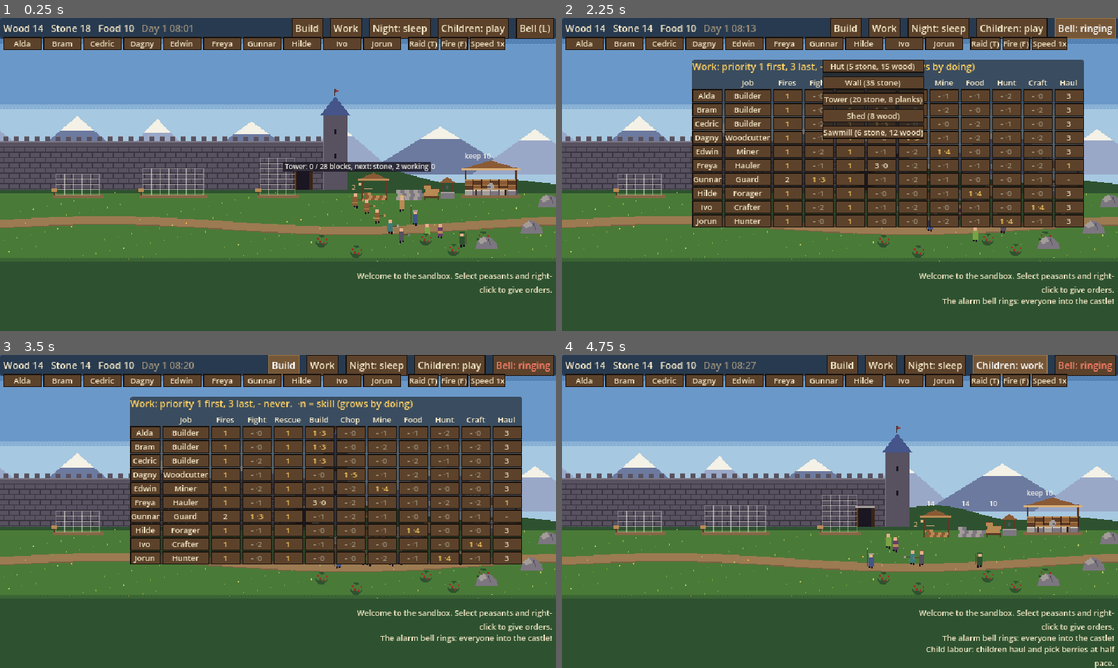
Above: before the commit, frames 1-4 (two rows, left to right).
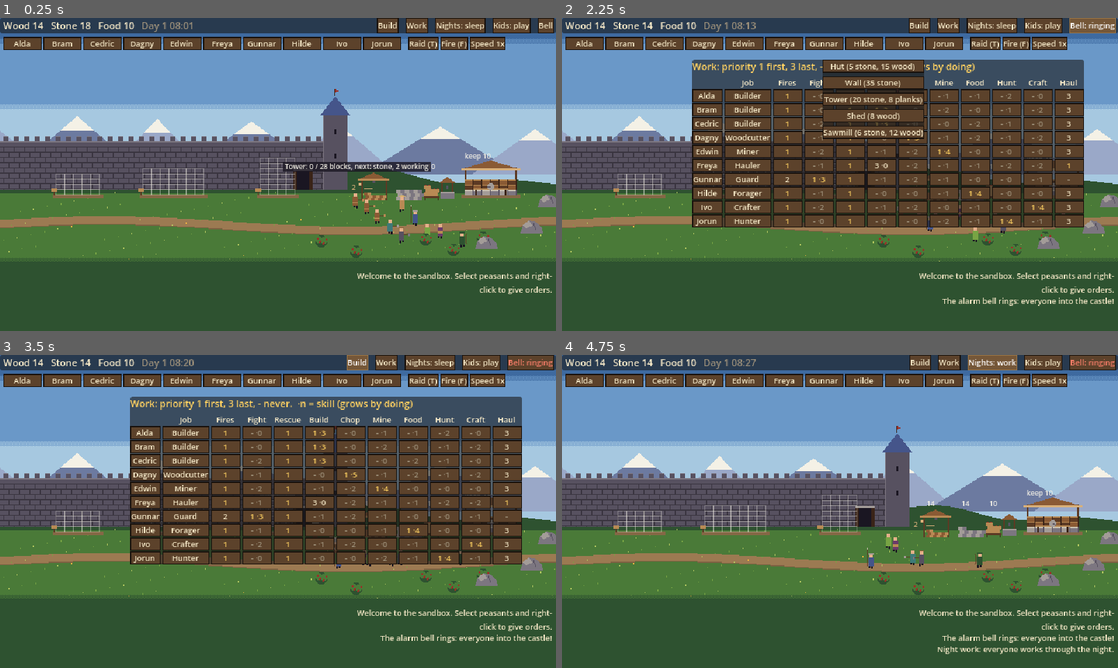
Above: after the commit, the same moments.

Repository: henrikmoepe-del/basebygger
Game: Godot game, scene res://sandbox/sandbox.tscn
Same seed, same stepped clock (60 frames per second), same inputs: the game is played once before the commit and once after it. This scene is started directly instead of the project's main scene.
Inputs (mouse positions are in pixels of both pictures, inside the frame that each line leads up to):
- Up to frame 1 (0.25 s): no input
- Up to frame 2 (2.25 s): click "Build" at 0.5 s; click "Work" at 1.25 s; click (1106, 24) at 2 s, where only the run after the commit has a clickable "Bell"
- Up to frame 3 (3.5 s): click "Build" at 2.75 s
- Up to frame 4 (4.75 s): click "Work" at 3.5 s; click (1012, 364) at 4.25 s, where only the run before the commit has a clickable "Children: play"

The runs differ from the first frame. In frame 1, 3.1% of the frame differs, in the area x 0-100%, y 0-53%; in frame 2, 3.2%; in frame 3, 3.3%; in frame 4, 3.7%, in the area x 0-100%, y 0-100%.

Commit message:
Sandbox: warm light at night from fires, torches, lanterns and windows; a tidier top bar; steadier tests
Co-Authored-By: Claude Opus 5.5 <noreply@anthropic.com>
Claude-Session: https://claude.ai/code/session_01KRfBmN2ZEbarco8VY7eoa6

Diff:
--- a/sandbox/sandbox.gd
+++ b/sandbox/sandbox.gd
@@ -99,6 +99,7 @@
 var overlay: Node2D
 var hud: CanvasLayer
 
+var _lanterns: Array = []
 var _drag_from := Vector2.INF
 var _panning := false
 var _pings: Array = []
@@ -153,6 +154,9 @@
 	stockyard.put("planks", 2)
 	well = _add(Well, Vector2(255, 8))
 	well.setup()
+	# Lanterns at the stockyard and the well, lit at dusk.
+	_lanterns.append(preload("res://sandbox/sb_light.gd").add(stockyard, Vector2(-20, -24), 60.0, 0.8))
+	_lanterns.append(preload("res://sandbox/sb_light.gd").add(well, Vector2(0, -18), 40.0, 0.6))
 	# Three building sites side by side, each its own job.
 	for pair in [["hut", -170.0], ["wall", -60.0], ["tower", 60.0]]:
 		add_site(pair[0], Vector2(pair[1], 4))
@@ -922,6 +926,8 @@
 	if get_tree().paused:
 		return
 	time += delta
+	for l in _lanterns:
+		l.visible = darkness() > 0.05
 	# Dawn: maybe a birth. Children grow up.
 	var h := hour()
 	if _last_hour < SbData.NIGHT_TO and h >= SbData.NIGHT_TO:
--- a/sandbox/sb_fire.gd
+++ b/sandbox/sb_fire.gd
@@ -8,14 +8,18 @@
 ## How fast a fire with nothing left to burn dies down.
 const STARVE := 0.08
 
+const Light := preload("res://sandbox/sb_light.gd")
+
 var host: Node2D
 var strength := 0.4
 var _burn_timer := 0.0
+var _light: PointLight2D
 
 
 func setup(host_: Node2D) -> void:
 	kind = "fire"
 	host = host_
+	_light = Light.add(self, Vector2(0, -10), 90.0)
 
 
 func is_open() -> bool:
@@ -58,6 +62,8 @@
 			return
 	else:
 		strength = minf(strength + GROW * delta, 1.0)
+	if _light != null:
+		_light.energy = (0.6 + strength) * (0.9 + 0.1 * sin(Time.get_ticks_msec() / 70.0))
 	_burn_timer += delta * strength
 	if _burn_timer >= 2.0:
 		_burn_timer = 0.0
--- a/sandbox/sb_hud.gd
+++ b/sandbox/sb_hud.gd
@@ -98,15 +98,19 @@
 	row.add_child(_raid_label)
 	for spec in [["Build", toggle_build], ["Work", toggle_work]]:
 		var b := _button(spec[0], spec[1])
+		_compact(b)
 		row.add_child(b)
-	_night_button = _button("Night: sleep", func(): world.set_night_work(not world.night_work))
+	_night_button = _button("Nights: sleep", func(): world.set_night_work(not world.night_work))
 	_night_button.tooltip_text = "A policy. Off: everyone sleeps at night. On: they work through the night, 15% slower in the dark, and tire faster."
+	_compact(_night_button)
 	row.add_child(_night_button)
-	_child_button = _button("Children: play", func(): world.set_child_labour(not world.child_labour))
+	_child_button = _button("Kids: play", func(): world.set_child_labour(not world.child_labour))
 	_child_button.tooltip_text = "A policy. Child labour: children haul and pick berries at half pace; every grown-up minds it (-4 mood)."
+	_compact(_child_button)
 	row.add_child(_child_button)
-	_alarm_button = _button("Bell (L)", func(): world.set_alarm(not world.alarm))
+	_alarm_button = _button("Bell", func(): world.set_alarm(not world.alarm))
 	_alarm_button.tooltip_text = "The alarm bell: everyone who is not a guard, drafted or under orders shelters inside the castle gate until you ring it off."
+	_compact(_alarm_button)
 	row.add_child(_alarm_button)
 	# Test tools, small, on the right under the top bar.
 	var tools := HBoxContainer.new()
@@ -481,10 +485,10 @@
 	var h: float = world.hour()
 	_speed_button.text = "Paused" if world.get_tree().paused else "Speed %dx" % int(Engine.time_scale)
 	_clock.text = "Day %d %02d:%02d%s" % [world.day(), int(h), int(fmod(h, 1.0) * 60.0), " night" if world.is_night() else ""]
-	_night_button.text = "Night: work" if world.night_work else "Night: sleep"
-	_child_button.text = "Children: work" if world.child_labour else "Children: play"
+	_night_button.text = "Nights: work" if world.night_work else "Nights: sleep"
+	_child_button.text = "Kids: work" if world.child_labour else "Kids: play"
 	_alarm_button.add_theme_color_override("font_color", UiTheme.BAD if world.alarm else UiTheme.PARCHMENT)
-	_alarm_button.text = "Bell: ringing" if world.alarm else "Bell (L)"
+	_alarm_button.text = "Bell: ringing" if world.alarm else "Bell"
 	_res_label.text = "Wood %d   Stone %d   Food %d" % [world.stockyard.stock.wood, world.stockyard.stock.stone, world.stockyard.stock.food]
 	if world.raid_on:
 		_raid_label.text = "RAID! %d raiders" % world.raiders.size()
--- /dev/null
+++ b/sandbox/sb_light.gd
@@ -0,0 +1,39 @@
+extends RefCounted
+## Warm light for the night (art direction: "at night, only fire, candles,
+## windows and torches give light, and it is always warm"). Lights are
+## PointLight2D nodes; the world's CanvasModulate darkens everything else.
+
+const WARM := Color("#ffb060")
+
+
+static var _texture: Texture2D
+
+
+## A soft round glow texture, made once.
+static func texture() -> Texture2D:
+	if _texture == null:
+		var g := Gradient.new()
+		g.set_color(0, Color(1, 1, 1, 1))
+		g.set_color(1, Color(1, 1, 1, 0))
+		var t := GradientTexture2D.new()
+		t.gradient = g
+		t.fill = GradientTexture2D.FILL_RADIAL
+		t.fill_from = Vector2(0.5, 0.5)
+		t.fill_to = Vector2(1.0, 0.5)
+		t.width = 128
+		t.height = 128
+		_texture = t
+	return _texture
+
+
+## Adds a warm light to a node: `size` is its reach in pixels.
+static func add(to: Node2D, offset: Vector2, size: float, energy := 1.0) -> PointLight2D:
+	var light := PointLight2D.new()
+	light.texture = texture()
+	light.texture_scale = size / 64.0
+	light.color = WARM
+	light.energy = energy
+	light.position = offset
+	light.blend_mode = Light2D.BLEND_MODE_ADD
+	to.add_child(light)
+	return light
--- a/sandbox/sb_raider.gd
+++ b/sandbox/sb_raider.gd
@@ -21,8 +21,12 @@
 var _tried: Array = []
 
 
+var _light: PointLight2D
+
+
 func setup() -> void:
 	kind = "raider"
+	_light = preload("res://sandbox/sb_light.gd").add(self, Vector2(-5, -16), 40.0, 0.8)
 
 
 func is_open() -> bool:
@@ -100,6 +104,9 @@
 			continue
 		if randf() < TORCH_CHANCE:
 			_torch = false
+			if _light != null:
+				_light.queue_free()
+				_light = null
 			world.start_fire(s, "A raider sets fire to %s!" % s.label())
 		return
 
--- a/sandbox/sb_site.gd
+++ b/sandbox/sb_site.gd
@@ -24,6 +24,7 @@
 var urgent := false
 ## The hurt lying in this building's beds (a finished Hut).
 var sleepers: Array = []
+var _window_light: PointLight2D
 var selected := false
 ## The material actually laid in each place so far (a builder may bring the
 ## material of the course below when two arrive at once).
@@ -97,6 +98,7 @@
 	if done():
 		_flash = 1.0
 		world.sound("built", position)
+		_light_window()
 		world.announce("The %s is finished." % title)
 	queue_redraw()
 
@@ -106,7 +108,14 @@
 	while placed < mats.size():
 		laid.append(mats[placed])
 		placed += 1
+	_light_window()
 	queue_redraw()
+
+
+## A finished Hut has a lit window at night (and a workshop a lamp).
+func _light_window() -> void:
+	if _window_light == null and (title == "Hut" or workshop != ""):
+		_window_light = preload("res://sandbox/sb_light.gd").add(self, Vector2(0, -height() * 0.6), 50.0, 0.7)
 
 
 ## Fire knocks blocks off the top.
@@ -114,6 +123,9 @@
 	if placed > 0:
 		placed -= 1
 		laid.pop_back()
+	if _window_light != null:
+		_window_light.queue_free()
+		_window_light = null
 	queue_redraw()
 
 
@@ -176,8 +188,10 @@
 
 
 func _process(delta: float) -> void:
-	if is_workshop() and not workers.is_empty():
+	if (is_workshop() and not workers.is_empty()) or (done() and title == "Hut"):
 		queue_redraw()
+	if _window_light != null:
+		_window_light.visible = world.darkness() > 0.05
 	if _flash > 0.0:
 		_flash = maxf(_flash - delta, 0.0)
 		queue_redraw()
@@ -260,6 +274,10 @@
 				var half := (w / 2.0 + 4.0) * (1.0 - (row * 4.0 + 3.0) / 14.0)
 				draw_line(Vector2(left + w / 2.0 - half, y), Vector2(left + w / 2.0 + half, y), SbData.WOOD3, 1.0)
 			draw_rect(Rect2(left + w / 2.0 - 3.0, -9.0, 6, 9), SbData.WOOD0)
+			# A small window, glowing at night.
+			var lit: bool = world.darkness() > 0.3
+			draw_rect(Rect2(left + 4.0, top + 5.0, 6, 5), SbData.LIGHT if lit else SbData.INK)
+			draw_rect(Rect2(left + 6.0, top + 5.0, 1, 5), SbData.WOOD0)
 		"battlements":
 			var i := 0
 			var x := left
--- a/sandbox/sb_stockyard.gd
+++ b/sandbox/sb_stockyard.gd
@@ -48,6 +48,8 @@
 
 
 func _draw() -> void:
+	# A lantern on the front post.
+	draw_rect(Rect2(-21, -24, 3, 4), SbData.LIGHT if world != null and world.darkness() > 0.05 else SbData.STONE1)
 	# Shed: posts and a plank roof.
 	draw_rect(Rect2(-34, -26, 2, 26), SbData.WOOD1)
 	draw_rect(Rect2(-6, -26, 2, 26), SbData.WOOD1)
--- a/sandbox/tests/shots.gd
+++ b/sandbox/tests/shots.gd
@@ -162,8 +162,9 @@
 			Input.warp_mouse(screen * 2.0)
 		"night":
 			var hut: Node2D = w.sites[0]
-			while not hut.done():
-				hut.add_block(hut.next_material())
+			hut.finish_now()
+			w.start_raid(3)
+			w.start_fire(w.sites[1] if w.sites[1].placed > 0 else w.stockyard)
 			w.time = (21.5 - 8.0) / 24.0 * 240.0
 			w.camera.position = Vector2(-20, -20)
 		"card":
--- a/sandbox/tests/test_sandbox.gd
+++ b/sandbox/tests/test_sandbox.gd
@@ -127,7 +127,7 @@
 	var tree: Node2D = w.trees[0]
 	var logs_before: int = w.items.size()
 	w.select([hauler])
-	w.order_peasants_to(tree)
+	hauler.set_order({"kind": "chop", "target": tree})
 	var chopped := await _wait(60.0, func(): return tree.wood < tree._full)
 	_check(chopped, "the hauler chops the tree when ordered")
 	_check(w.items.size() > logs_before or w.stockyard.stock.wood > 0, "a log falls")
@@ -136,7 +136,8 @@
 	# 4b. Queued orders: chop a tree, then go and stand by the well.
 	var tree2: Node2D = w.trees[1]
 	w.select([hauler])
-	w.give_order(tree2.position + Vector2(0, -4))
+	# Ordered directly: a click at the tree could hit a log lying at its foot.
+	hauler.set_order({"kind": "chop", "target": tree2})
 	w.give_order(w.well.position + Vector2(0, 20), true)
 	_check(hauler.queue.size() == 1, "Shift + right-click queues an order after the first")
 	var moved_on := await _wait(120.0, func(): return hauler.task.get("kind", "") == "goto")
@@ -155,7 +156,11 @@
 	_check(drafted.all(func(p): return p.drafted and p.task.get("kind", "") != "build"), "drafting stops their work")
 	w.give_order(Vector2(-200, 40))
 	await _wait(25.0)
-	_check(drafted.all(func(p): return p.position.distance_to(Vector2(-200, 40)) < 20.0 and p.order.is_empty()), "drafted peasants go where sent and hold there")
+	var holding: bool = drafted.all(func(p): return p.position.distance_to(Vector2(-200, 40)) < 20.0 and p.order.is_empty())
+	_check(holding, "drafted peasants go where sent and hold there")
+	if not holding:
+		for p in drafted:
+			print("  ", p.person_name, " pos ", p.position.round(), " order ", p.order, " task ", p.task.get("kind", ""), " drafted ", p.drafted, " hold ", p._hold, " trait ", p.trait_key)
 	w.start_raid(3)
 	var engaged := await _wait(40.0, func(): return drafted.any(func(p): return p.task.get("kind", "") == "fight"))
 	_check(engaged, "drafted peasants fight raiders who come near")
@@ -197,7 +202,14 @@
 	var hurt: Node2D = w.peasants.filter(func(p): return p.job == "woodcutter")[0]
 	hurt.damage(100.0)
 	_check(hurt.downed, "a peasant can go down")
-	var safe := await _wait(60.0, func(): return hurt._safe)
+	var helpers := []
+	var safe := await _wait(60.0, func():
+		for p in w.peasants:
+			if p.task.get("kind", "") == "rescue" and not helpers.has(p.person_name):
+				helpers.append(p.person_name)
+		return hurt._safe)
+	if not safe:
+		print("  helpers seen: ", helpers, " hurt at ", hurt.position.round(), " downed ", hurt.downed, " hp ", hurt.hp, " workers ", hurt.workers.map(func(p): return p.person_name))
 	_check(safe, "someone carries the hurt peasant to safety by themselves")
 	if not safe:
 		_dump()
Not shown, added: sandbox/sb_light.gd.uid
Binary file changed: sandbox/shots/night.png
Not shown, changed: sandbox/README.md
